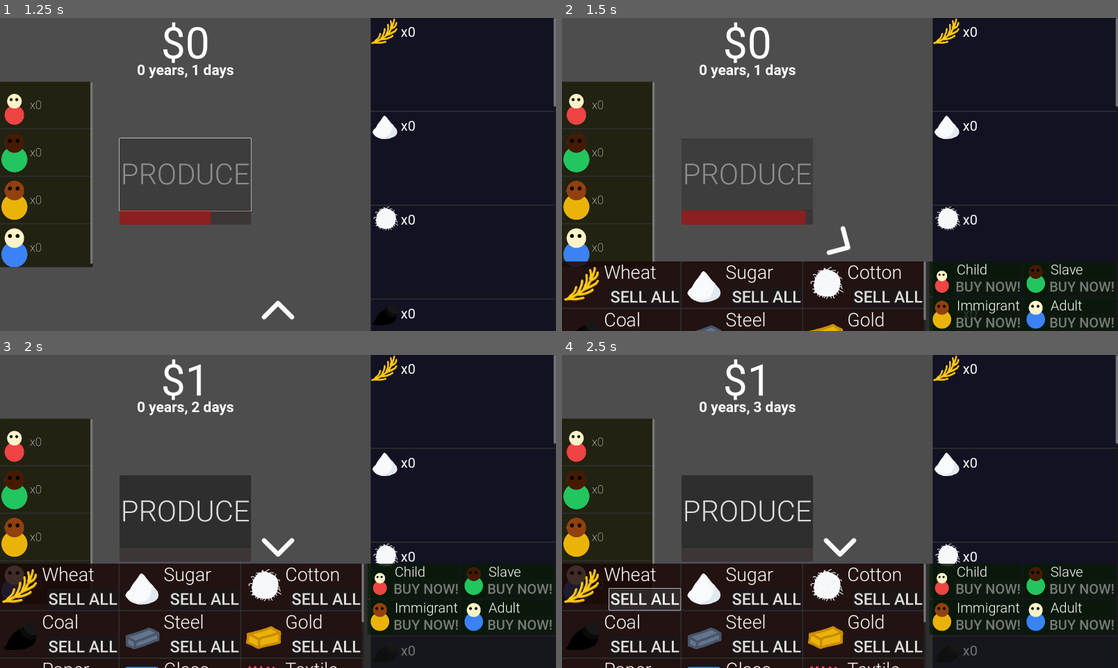
Above: before the commit, frames 1-4 (two rows, left to right).
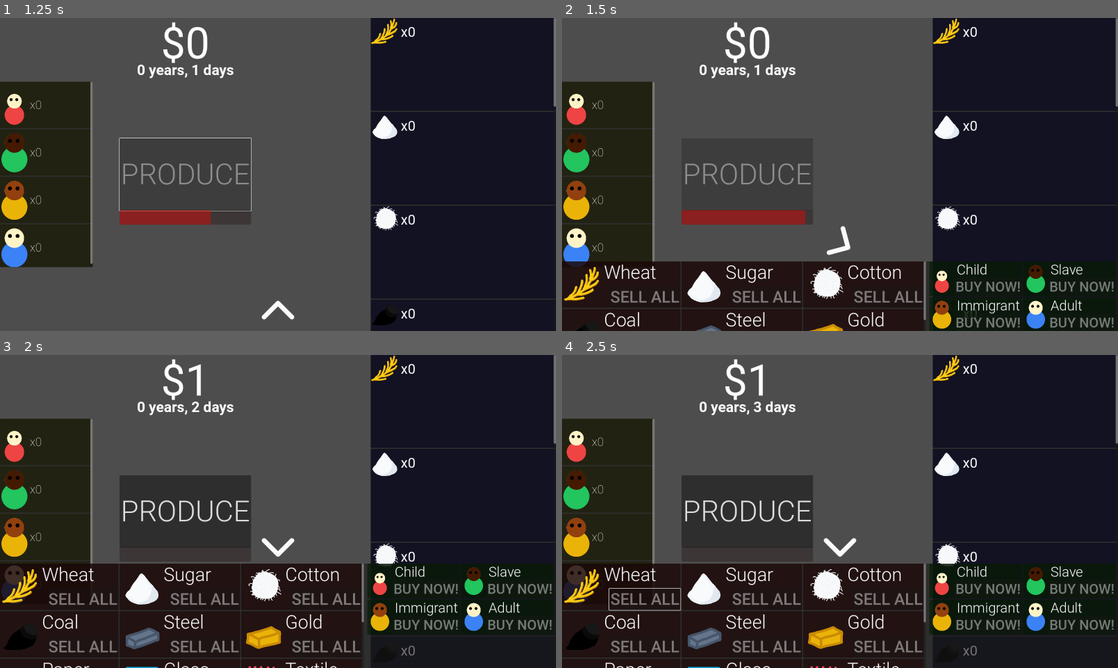
Above: after the commit, the same moments.

Repository: LowBudgetGameDev/Industrial-Revolution-Game
Game: Godot game, scene res://Scenes/Game_Scene.tscn
Same seed, same stepped clock (60 frames per second), same inputs: the game is played once before the commit and once after it.
Inputs (mouse positions are in pixels of both pictures, inside the frame that each line leads up to):
- Up to frame 1 (1.25 s): click "PRODUCE" at 0.5 s
- Up to frame 2 (1.5 s): click (840, 312) at 1.25 s
- Up to frame 3 (2 s): no input
- Up to frame 4 (2.5 s): click (645, 599) at 2 s, where only the run before the commit has a clickable "SELL ALL"

Frame 1 is identical in both runs. In frame 2, 0.5% of the frame differs, in the area x 8-65%, y 87-92%; in frame 3, 1.1%; in frame 4, 1.2%, in the area x 8-65%, y 76-96%.

Commit message:
disabled sell button when have nothing

Diff:
--- a/Scripts/MarketAssetUI.gd
+++ b/Scripts/MarketAssetUI.gd
@@ -10,6 +10,12 @@
 func _ready():
 	sellButton.pressed.connect(self._sell_asset)
 
+func _process(delta):
+	if AssetManager.instance.get_asset_amount(asset) == 0:
+		sellButton.disabled = true
+	else:
+		sellButton.disabled = false
+
 
 func init():
 	assetImage.texture = asset.sprite
